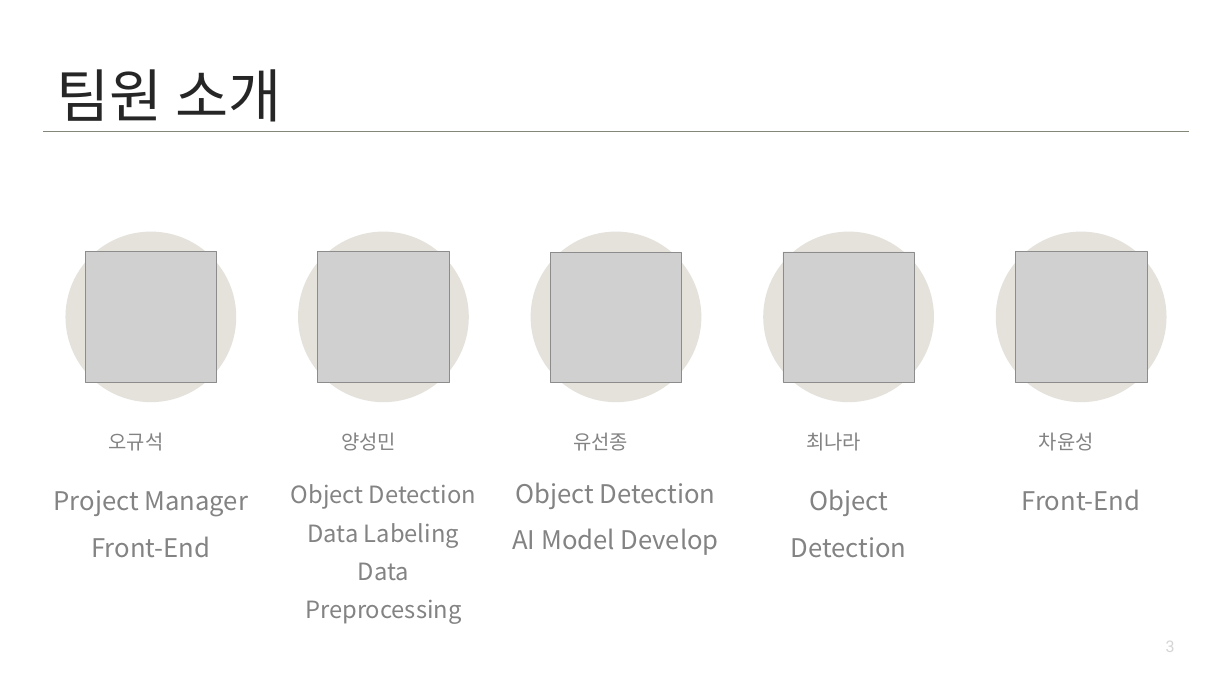
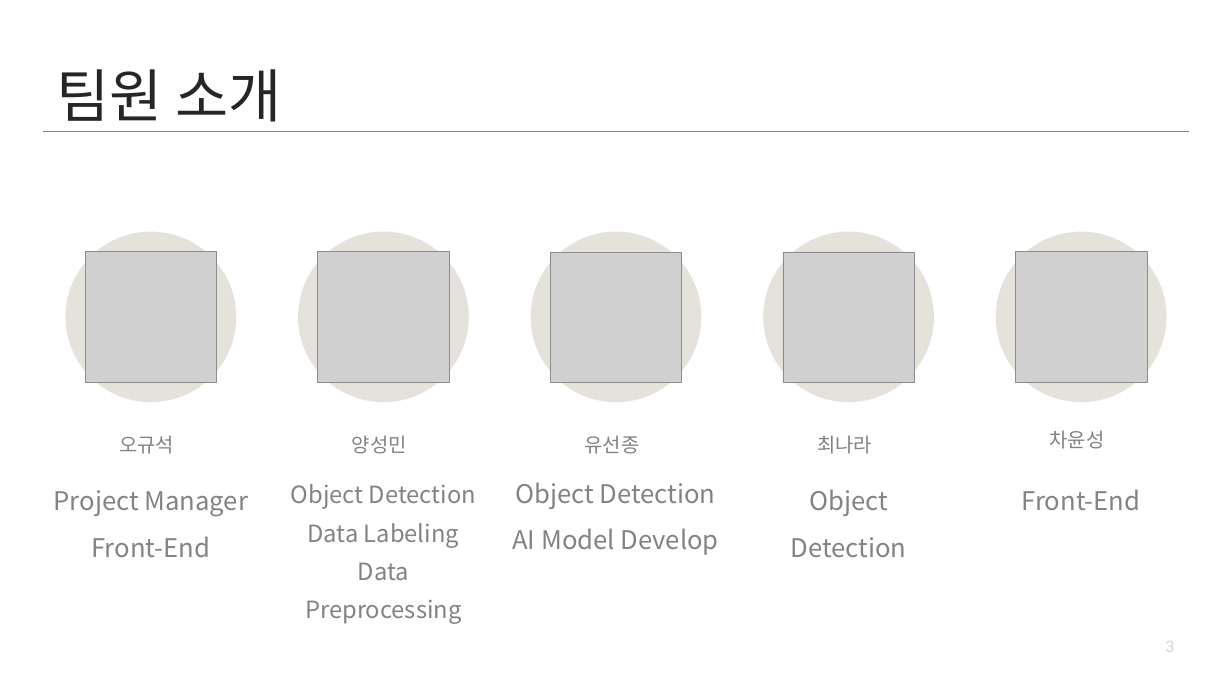
Before and after one commit to kookmin-sw/capstone-2021-14, a slide deck: slide 3 of docs/Capstone-team14-presentation.pptx. Drawn at 1232x693 pixels with LibreOffice and Linux fonts; fonts in the diff are those of the drawing; grey boxes stand for pictures. Boxes give left, top, right and bottom in pixels: in the first picture for what was removed or moved away, otherwise in the second. Text is boxed around its words. In the diff, an @@ line names an element or a change of style, - is before the commit and + after.

```diff
--- a/docs/Capstone-team14-presentation.pptx
+++ b/docs/Capstone-team14-presentation.pptx
@@ text "차윤성": place and size @@
-text "차윤성" at box(1039, 432, 1094, 451)
+text "차윤성" at box(1050, 430, 1105, 449)
@@ text "오규석": place and size @@
-text "오규석" at box(109, 432, 164, 451)
+text "오규석" at box(119, 435, 174, 454)
@@ text "양성민": place and size @@
-text "양성민" at box(341, 432, 396, 451)
+text "양성민" at box(352, 435, 407, 454)
@@ text "유선종": place and size @@
-text "유선종" at box(573, 432, 628, 451)
+text "유선종" at box(585, 435, 640, 454)
@@ text "최나라": place and size @@
-text "최나라" at box(806, 432, 861, 451)
+text "최나라" at box(817, 435, 872, 454)
```
Also in this commit, not shown: 3 other slides changed, 3 other files.
